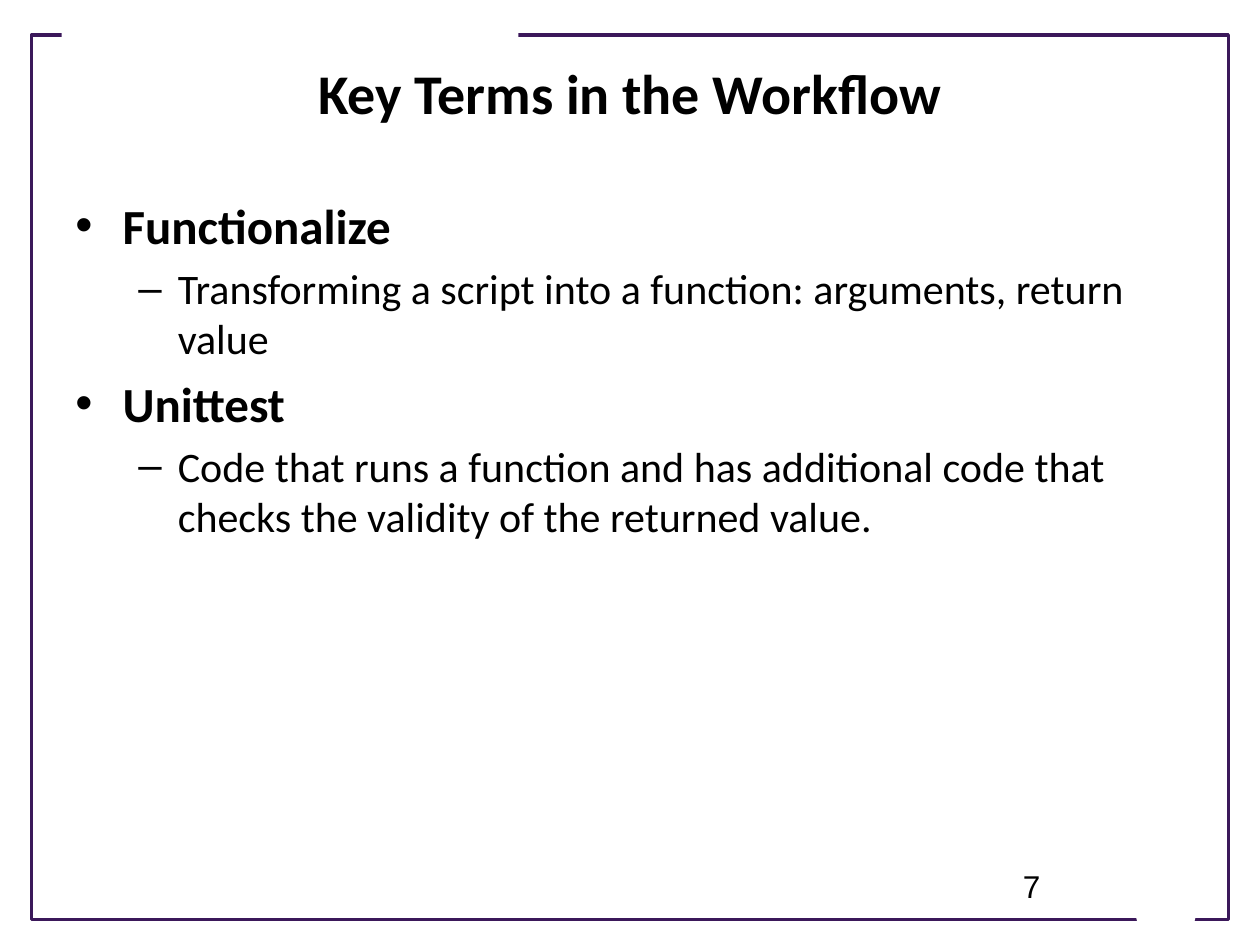
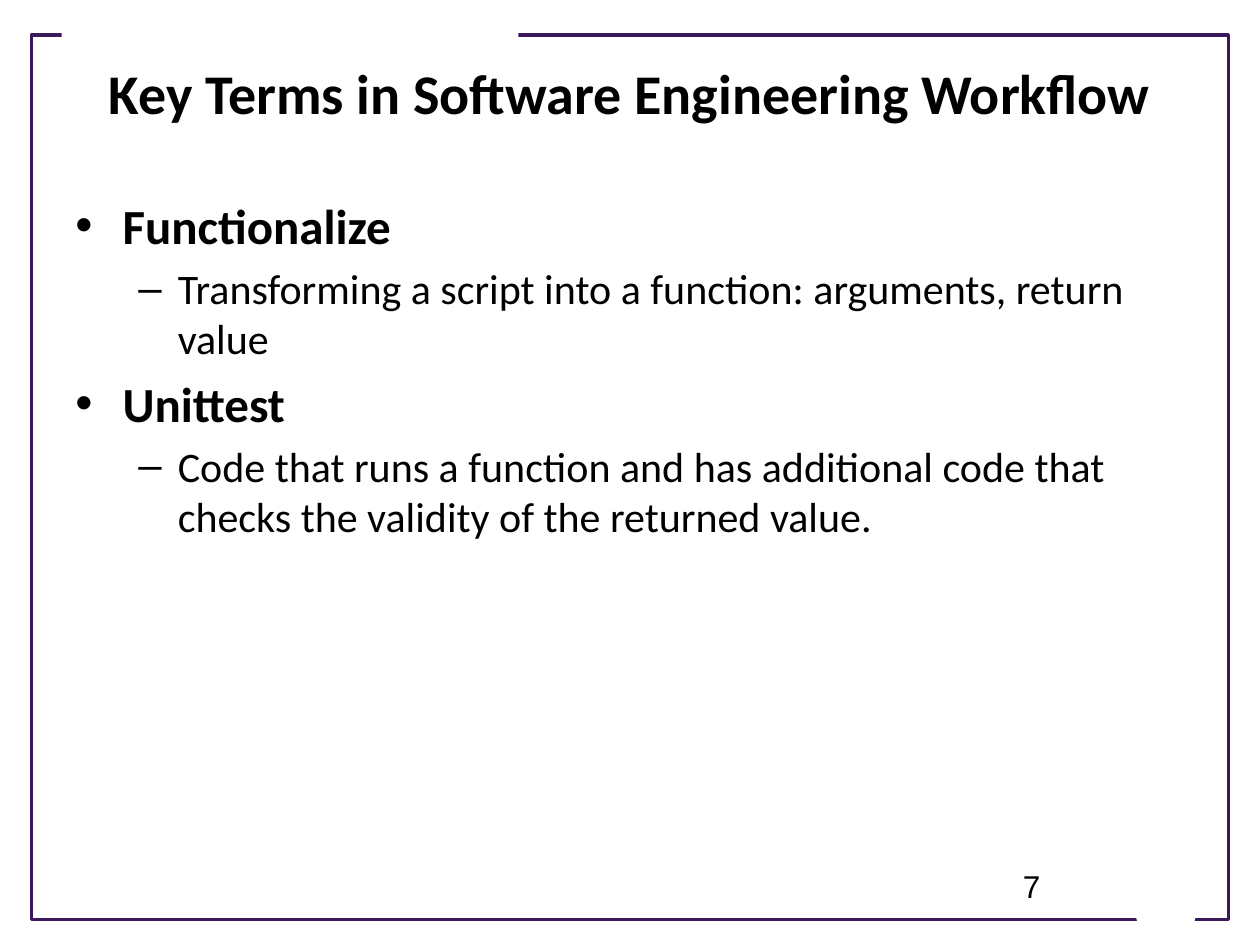
Before and after one commit to ModelEngineering/advancing-biomedical-models, a slide deck: slide 7 of lectures/lecture_10/Lecture_10_Cross_Validation_and_Software_Engineering.pptx. Drawn at 1260x945 pixels with LibreOffice and Linux fonts; fonts in the diff are those of the drawing; background and template pictures are left out. Boxes give left, top, right and bottom in pixels: in the first picture for what was removed or moved away, otherwise in the second. Text is boxed around its words. In the diff, an @@ line names an element or a change of style, - is before the commit and + after.

```diff
--- a/lectures/lecture_10/Lecture_10_Cross_Validation_and_Software_Engineering.pptx
+++ b/lectures/lecture_10/Lecture_10_Cross_Validation_and_Software_Engineering.pptx
@@ title at (109,74,1149,124): text changed @@
-Key Terms in the Workflow
+Key Terms in Software Engineering Workflow
```
Also in this commit, not shown: 4 other slides changed.
